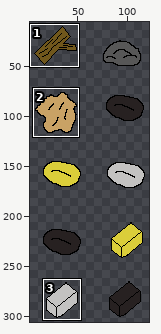
Edited in one commit: sprite sheet (ressources.png). The first picture is a wide view before the edit; the outline marks the close-up.
Close-up. Before:
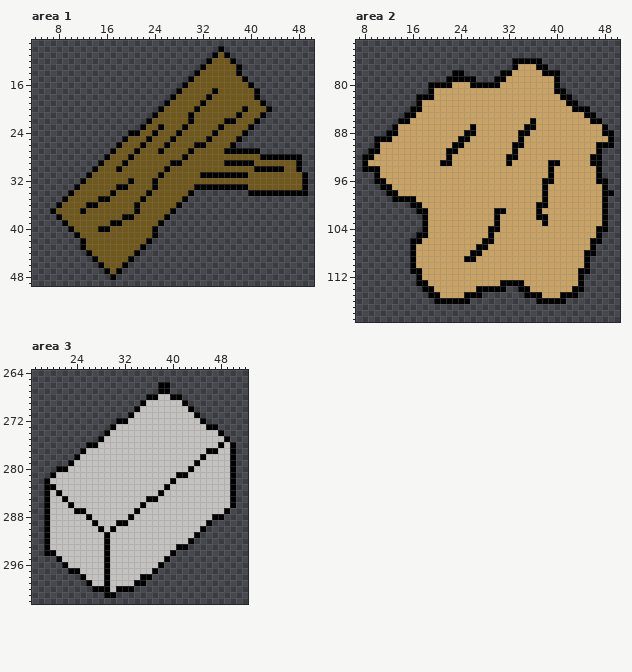
The file is 128x512 pixels. Colours within 5 levels of each other are drawn and written as one. Shown: area 1: x 4..50, y 9..49; area 2: x 7..50, y 73..119; area 3: x 17..52, y 264..302. The wide view leaves out empty margins. The commit also changed other parts of the picture, which this record leaves out.
And afterwards:
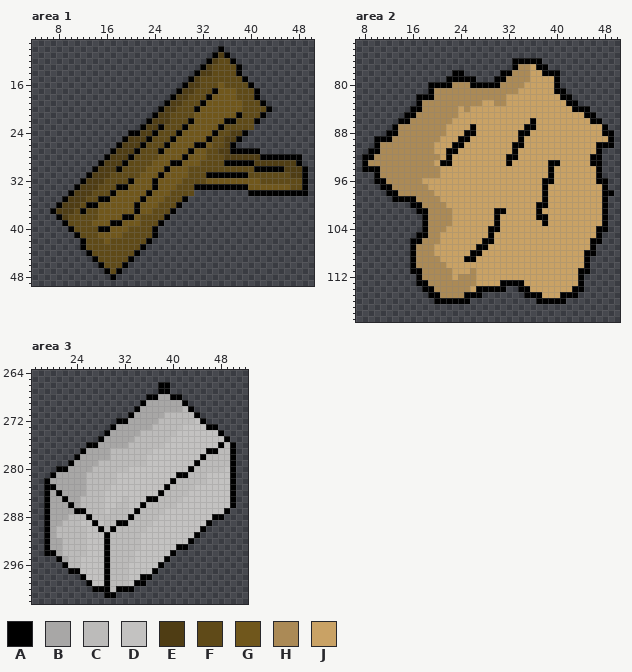
Palette (. is transparent): A #000000  B #a8a7a6  C #bcbbba  D #c3c2c1  E #4f3d14  F #5f4a18  G #70571c  H #ab8a56  J #c9a265
Changes in this commit:
Changed rows in their new state; - is an unchanged pixel.
Area 1:
first column x 8:
11 ---------------------------E--------------
12 --------------------------EFF-------------
13 -------------------------EFFFF------------
14 ------------------------EEFFFF------------
15 -----------------------EFFFFFFF-----------
16 ----------------------EEFFF-FFFF----------
17 ---------------------EEFFF----FFF---------
18 --------------------EEFFF-----FFF---------
19 -------------------EEFFF-------FFF--------
20 ------------------EEFFF--------FFFF-------
21 -----------------EEFFFF--------FFF--------
22 ----------------EEEFFF--------FFF---------
23 ---------------EE-FFF-------FFFFF---------
24 --------------EE-FFF-------FFEE-----------
25 ------------EEE-FFF-------FFEE------------
26 -----------EEE-FFF--------FFE-------------
27 ----------EEE-FFF--------FFEE-------------
28 ---------EEE-FFFF--------FFFEEEEEE--------
29 --------EEE-FFFF--------FFFF-----EEEEEEE--
30 -------EEE-FFFF-------FFFFFFFFFFF-----EEEA
31 ------EEEFFFFF--------FFF-------FFFFFFFEE-
32 -----EEEFFFF---------FFFF---------FFFFFFF-
33 ----EEEFFF----------FFF----------------FF-
34 ---EEEFFF----------FFFF-------------------
35 --EEEFF-----------FFF---------------------
36 -EEEF------------FFF----------------------
37 EEEF-FF---------FFF-----------------------
38 -EFFFFF-------FFFF------------------------
39 --FFFF--------FFF-------------------------
40 ---FFFF-----FFFF--------------------------
41 ----FFF----FFFFF--------------------------
42 -----FFF-FFFFFF---------------------------
43 -----FFFFFFFFF----------------------------
44 ------FFFFFFF-----------------------------
45 -------FFFFF------------------------------
46 --------FFF-------------------------------
47 ---------F--------------------------------
Area 2:
first column x 9:
 77 -------------------------HH
 78 ------------------------HHH
 79 -----------------------HHHH
 80 --------------HHH-----HHHH-
 81 -----------HHHHHHHHHHHHHH--
 82 -----------HHHHHHHHHHHH----
 83 ---------HHHHHHHHHH--HH----
 84 ---------HHHHHH-H----------
 85 --------HHHHHHH------------
 86 -------HHHHHHH-------------
 87 -----HHHHHHHH--------------
 88 -----HHHHHHHH--------------
 89 ----HHHHHHHH---------------
 90 --HHHHHHHHH----------------
 91 --HHHHHHHHH----------------
 92 -HHHHHHHHHHH---------------
 93 HHHHHHHHHHH----------------
 94 --HHHHHHHHHH---------------
 95 --HHHHHHHHHH---------------
 96 ---HHHHHH------------------
 97 ----HHHHHH-----------------
 98 -----HHHHHH----------------
 99 --------HHHH---------------
100 ---------HHHH--------------
101 ----------HHHH-------------
102 ----------HHHH-------------
103 ----------HHHH-------------
104 ----------HHH--------------
105 ----------HH---------------
106 ---------HHH---------------
107 --------HHH----------------
108 --------HHH----------------
109 --------HHHH---------------
110 --------HHHHH--------------
111 ---------HHHHH---H---------
112 ---------HHHHH-HHH---------
113 ----------HHHHHHHH---------
114 -----------HHHHHH----------
115 ------------HHHH-----------
Area 3:
first column x 20:
268 ------------------BB----------
269 ----------------BBBBBB--------
270 ---------------BBBBBBBC-------
271 --------------BBBBBCCCCC------
272 -------------BBBBBCCCCCC------
273 -----------BBBBBBCCCCC--------
274 ----------BBBBBCCCCCC---------
275 ---------BBBBBCCCCCC----------
276 --------BBBBBCCCCCC----------C
277 ------BBBBCCCCCCC-----------CC
278 -----BBBBBCCCCCC----------CCCC
279 ----BBBBCCCCCCCC---------CCCCC
280 ---BBBBCCCCCC-----------CCCCC-
281 -BBBBBCCCCC------------CCC----
282 BBBBBBCCCCC----------CCCCC----
283 -BBBBBCCCC----------CCCC------
284 B-BBBBCCC----------CCCC-------
285 BB-BBCCCC---C-----CCCC--------
286 BBB-BCCCC--CC---CCCCC---------
287 BBBB--CCC-CCC--CCCC-----------
288 BBBCCC-CCCCCC-CCCC------------
289 BBCCC----CC--CCCC-------------
290 BCCCCC---C-CCCCC--------------
291 BCCCCC----CCCCC---------------
292 BBCCCC----CCCCC---------------
293 BBCCCC----CCCCC---------------
294 -BCCCC----CCCC----------------
295 --BCC-----CCCC----------------
296 ---CC-----CCC-----------------
297 ----------CCC-----------------
298 ----------CCC-----------------
299 ----------CCC-----------------
300 ----------C-------------------
Where, in picture pixels (left, top, right, bottom), the same in both close-ups:
changed: (56, 52, 308, 274)
changed: (368, 64, 530, 298)
changed: (50, 394, 230, 592)
